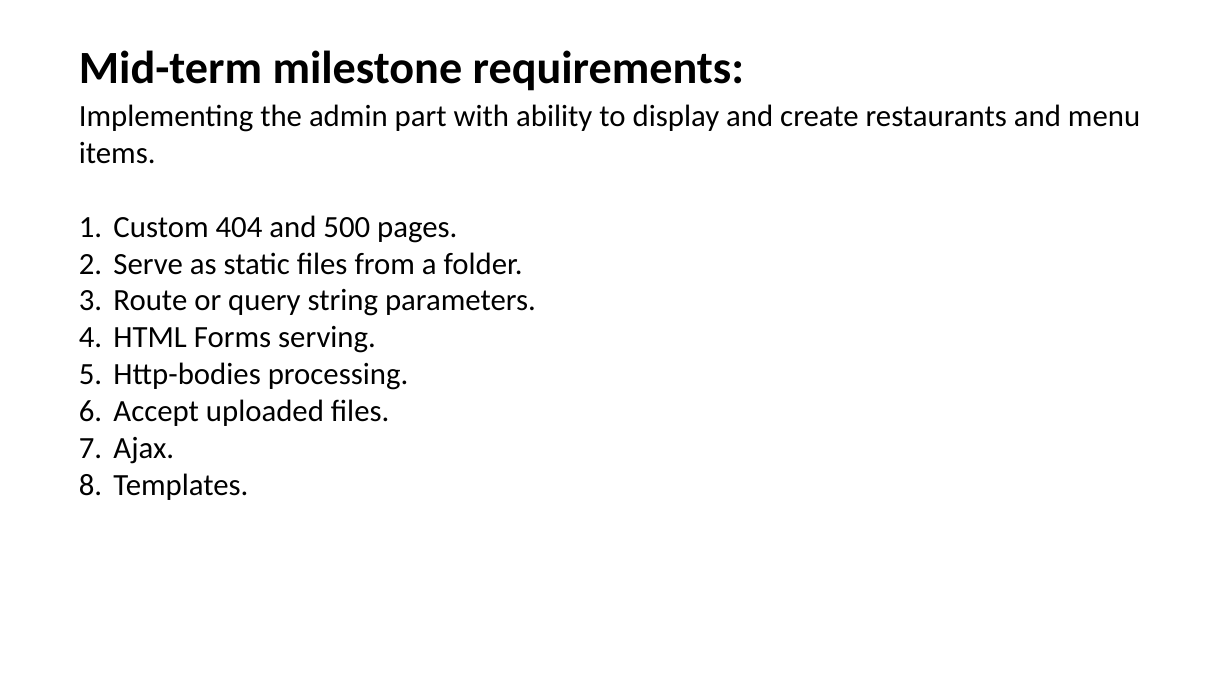
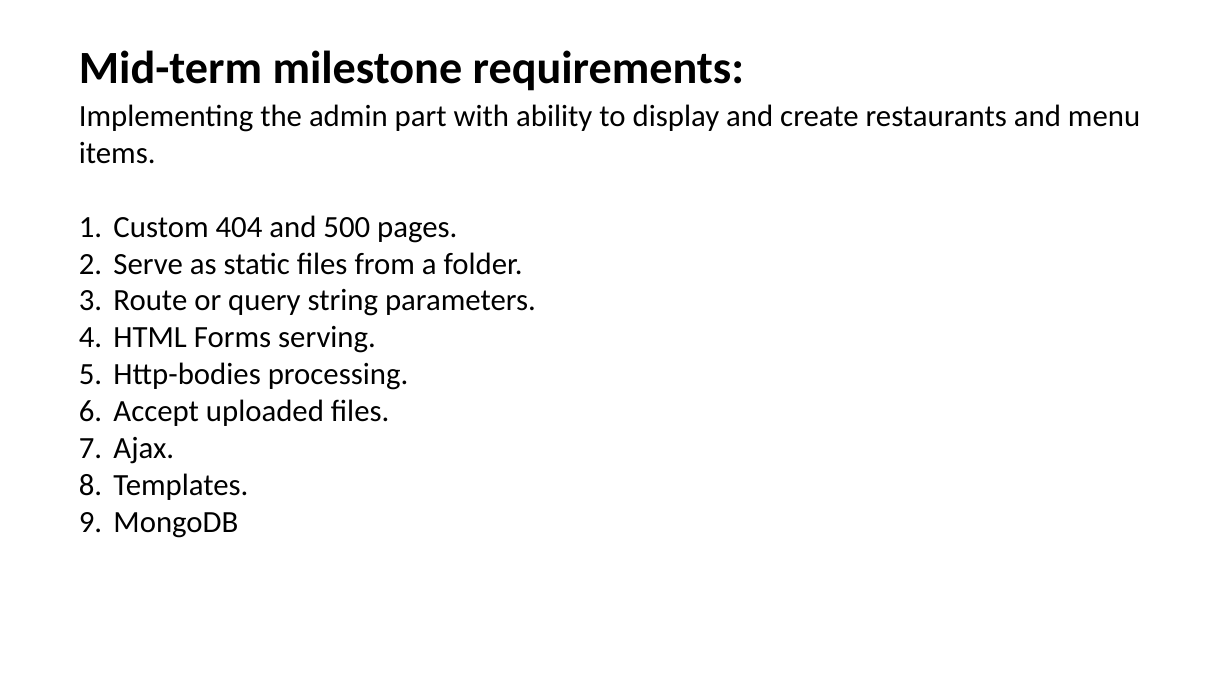
Before and after one commit to sNirajan/CFOS, a slide deck: slide 15 of ACS_3909_ProjectPPT.pptx. Drawn at 1232x693 pixels with LibreOffice and Linux fonts; fonts in the diff are those of the drawing. Boxes give left, top, right and bottom in pixels: in the first picture for what was removed or moved away, otherwise in the second. Text is boxed around its words. In the diff, an @@ line names an element or a change of style, - is before the commit and + after.

```diff
--- a/ACS_3909_ProjectPPT.pptx
+++ b/ACS_3909_ProjectPPT.pptx
@@ text at bbox=[113, 512, 238, 538]: paragraph added @@
+9. MongoDB
```
Also in this commit, not shown: 6 other files.
